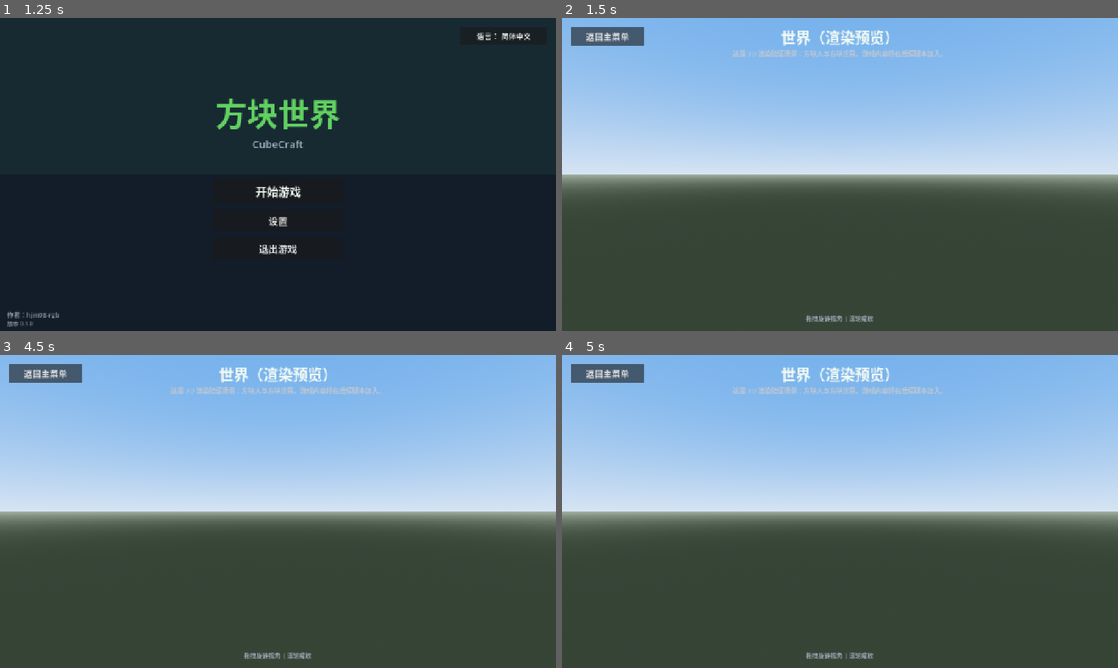
Above: before the commit, frames 1-4 (two rows, left to right).
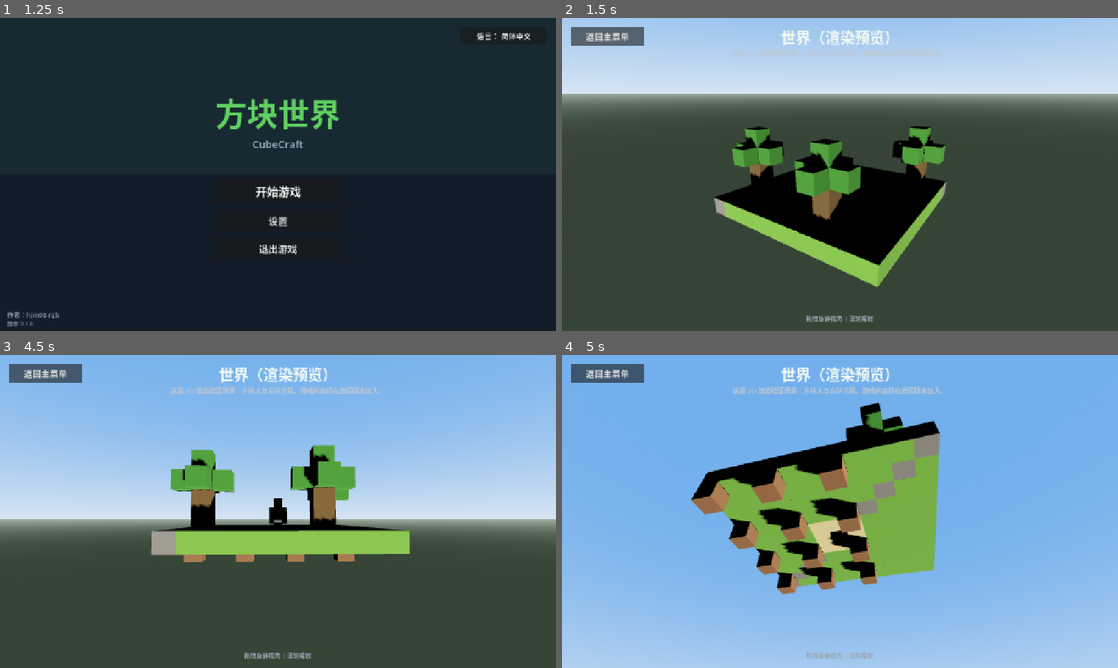
Above: after the commit, the same moments.

Repository: hjm98-rgb/CubeCraft
Game: Godot game, scene res://scenes/loading.tscn
Same seed, same stepped clock (60 frames per second), same inputs: the game is played once before the commit and once after it.
Inputs (mouse positions are in pixels of both pictures, inside the frame that each line leads up to):
- Up to frame 1 (1.25 s): tap Enter at 0.5 s; move the mouse to (400, 158) at 0.52 s; click (400, 158) at 0.67 s
- Up to frame 2 (1.5 s): click "开始游戏" at 1.25 s
- Up to frame 3 (4.5 s): click "返回主菜单" at 2 s; click "返回主菜单" at 2.75 s; click "返回主菜单" at 3.5 s; tap Space at 4.25 s; drag from (166, 527) to (250, 574) at 4.27 s
- Up to frame 4 (5 s): no input

Frame 1 is identical in both runs. In frame 2, 61% of the frame differs, in the area x 0-100%, y 0-87%; in frame 3, 13%; in frame 4, 83%, in the area x 0-100%, y 9-100%.
Error before the commit: Parse Error: Cannot infer the type of "rel" variable because the value doesn't have a set type. (res://scripts/world.gd:118)

Commit message:
Fix world.gd type inference, enable ETC2/ASTC for macOS/iOS export

Diff:
--- a/project.godot
+++ b/project.godot
@@ -30,6 +30,7 @@
 renderer/rendering_method="forward_plus"
 renderer/rendering_method.mobile="mobile"
 environment/defaults/default_clear_color=Color(0.08, 0.1, 0.14, 1)
+textures/vram_compression/import_etc2_astc=true
 
 [i18n]
 
--- a/scripts/world.gd
+++ b/scripts/world.gd
@@ -115,7 +115,7 @@
 			_orbit_dist = clampf(_orbit_dist + 1.2, 5.0, 40.0)
 			_update_camera()
 	elif event is InputEventMouseMotion and _dragging:
-		var rel := event.position - _last_mouse
+		var rel: Vector2 = event.position - _last_mouse
 		_last_mouse = event.position
 		_orbit_yaw -= rel.x * 0.01
 		_orbit_pitch = clampf(_orbit_pitch - rel.y * 0.01, -1.3, 1.3)
